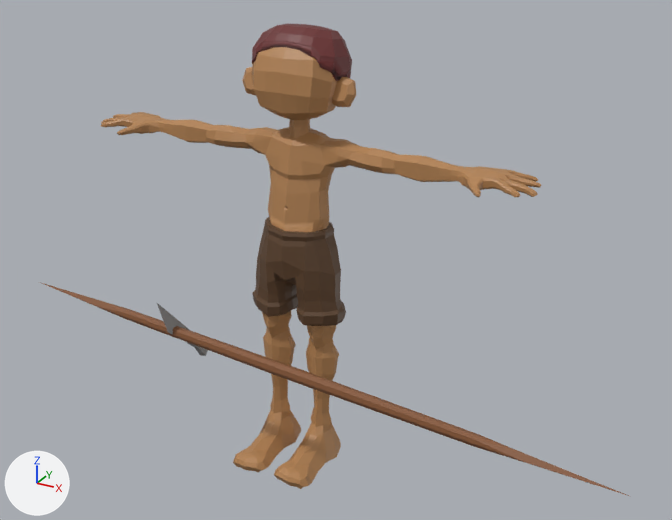
An edit to the FBX model UNITY/Assets/PLAYER/PLAYER.fbx, drawn before and after from the same camera.
The view is the same before and after, from a camera (50 mm lens) standing at (11.49, -18.53, 15.36) and looking at (1.37, -0.14, 6.16). Arrows for +X, +Y and +Z are at lower left; the lights stay in place. Where no turn or scale is listed for an object, it has been applied to the vertices.

Before the edit, the objects in view are built like this:
```python
me_cube_002 = bpy.data.meshes.new('Cube.002')
me_cube_002.from_pydata(...)  # 26 vertices, 24 faces; spans x -8.3..8.3, y -0.3..0.3, z -0.4..0.4
me_cube_002.materials.append(mat_spear)  # brown #865735
me_plane_002 = bpy.data.meshes.new('Plane.002')
me_plane_002.from_pydata(...)  # 1976 vertices, 2070 faces; spans x -6.13..6.13, y -1.54..1.62, z -0.04..11.61
# faces by material slot: [1572, 294, 204]
me_plane_002.materials.append(mat_skin)  # orange #b48353
me_plane_002.materials.append(mat_material_001)  # brown #5d422b
me_plane_002.materials.append(mat_hair)  # dark red #6b2b2b
ob_cube = bpy.data.objects.new('Cube', me_cube_002)
ob_cube.location = (1.13, -2.2, 4.0)
ob_plane = bpy.data.objects.new('Plane', me_plane_002)
ob_plane.location = (0.0, 0.0, 0.0)
```
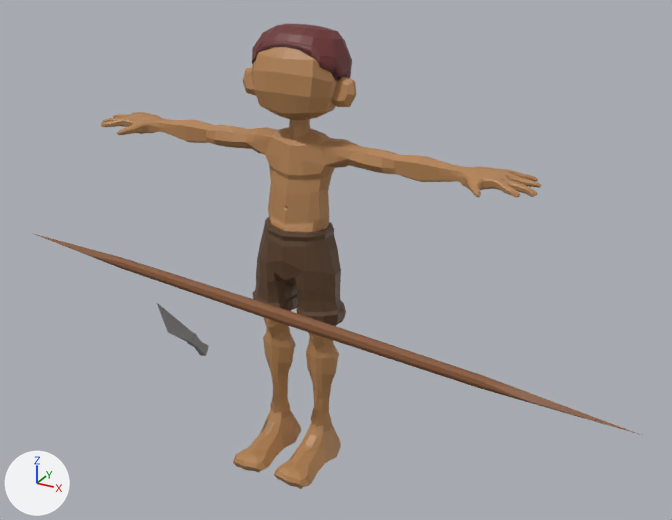
Where the change shows, as pixel boxes [x1, y1, x2, y2] in the pictures (672 x 520 px):
'Cube', moved
    before: [40, 282, 629, 496]
    after: [32, 233, 641, 435]

The change, as a diff of the scene's bpy script:
```diff
--- a/UNITY/Assets/PLAYER/PLAYER.fbx.py
+++ b/UNITY/Assets/PLAYER/PLAYER.fbx.py
@@ ob_cube @@
 ob_cube = bpy.data.objects.new('Cube', me_cube_002)
-ob_cube.location = (1.13, -2.2, 4.0)
+ob_cube.location = (1.13, -2.2, 5.46)
```
